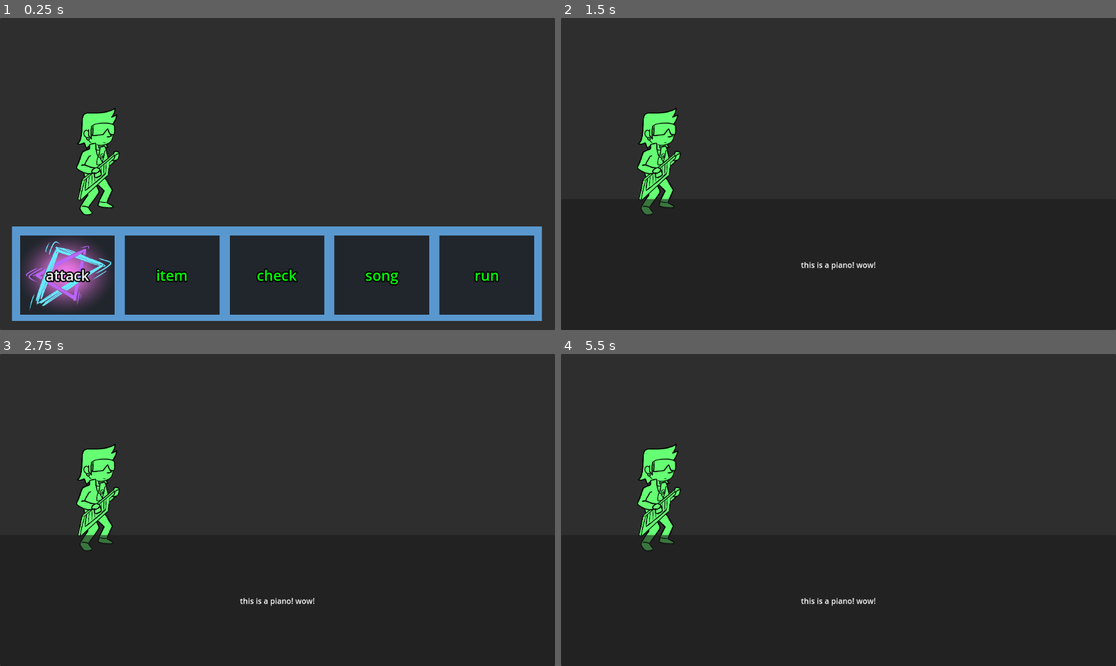
Above: before the commit, frames 1-4 (two rows, left to right).
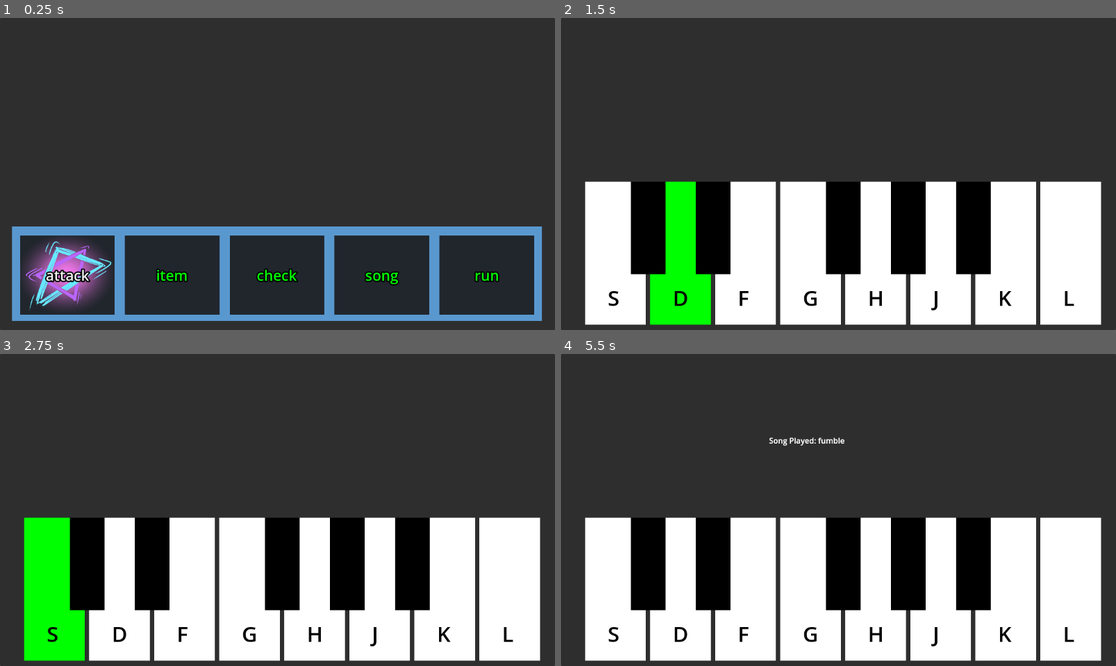
Above: after the commit, the same moments.

Repository: lazarusgates/my-test-game
Game: Godot game, scene res://scene files/battle/battle_screen.tscn
Two runs of this game, one before a commit and one after it. Both use one fixed random seed, a clock stepped at 60 frames per second and the inputs below. The project has no main scene, so this scene is started directly.
Inputs:
- Up to frame 1 (0.25 s): no input
- Up to frame 2 (1.5 s): click "attack" at 0.5 s; tap Enter (interact) at 1.25 s; hold D (move_right) from 1.28 s (still down); tap J (A, bound only after the commit) at 1.35 s
- Up to frame 3 (2.75 s): tap K (B, bound only after the commit) at 1.55, 2.1 s; tap Space at 2 s; release D (move_right) at 2.03 s; hold S (move_down) from 2.03 s (still down); tap F (E, bound only after the commit) at 2.3 s
- Up to frame 4 (5.5 s): tap Enter (interact) at 2.75, 4.25 s; release S (move_down) at 2.78 s; hold D (move_right) 2.78-3.53 s; tap F (E, bound only after the commit) at 2.85 s; tap G (F, bound only after the commit) at 3.05, 3.6 s; tap Space at 3.5, 5 s; hold W (move_up) 3.53-4.28 s; tap H (G, bound only after the commit) at 3.8, 4.35 s; hold A (move_left) from 4.28 s (still down); tap L (hi_C, bound only after the commit) at 4.55, 5.1 s; tap J (A, bound only after the commit) at 5.3 s

The runs differ from the first frame. In frame 1, 1.7% of the frame differs, in the area x 13-22%, y 28-64%; in frame 2, 43%; in frame 3, 43%; in frame 4, 43%, in the area x 4-98%, y 26-99%.

Commit message:
implement keyboard system
add the onscreen keyboard and implement code for input recording, song recognition, and damage calculation based on accuracy. things may need to be tweaked later but it works for now. sound has yet to be added tho

Diff:
--- /dev/null
+++ b/test_combined/key.gd
@@ -0,0 +1,47 @@
+extends Node2D
+
+var note = "mid_C"
+var song_triggered = false
+var note_held = false
+
+var note_time_start
+var note_length
+
+var song_time_start
+var time_since_song_start
+
+
+func _on_ready():
+	self.first_key_pressed.connect(_on_first_key_pressed)
+
+
+func set_note(key: String, input: String, black_key: bool = true):
+	note = key
+	$ColorRect/Label.text = input
+	if not black_key:
+		$black_key.hide()
+
+func _process(_delta: float):
+	if Input.is_action_pressed(note):
+		if note_held == false:
+			note_held = true
+			note_time_start = Time.get_ticks_msec()
+
+		if song_triggered == false:
+			time_since_song_start = note_time_start
+			song_triggered = true
+			self.get_parent().song_began(note_time_start)
+		$ColorRect.color = 'green'
+
+
+	if Input.is_action_just_released(note):
+		note_length = Time.get_ticks_msec() - note_time_start
+		self.get_parent().add_note(note, note_length, note_time_start)
+		$ColorRect.color = 'white'
+		note_held = false
+
+func _on_first_key_pressed():
+	song_triggered = true
+
+func delete():
+	queue_free()
--- /dev/null
+++ b/test_combined/key.tscn
@@ -0,0 +1,26 @@
+[gd_scene load_steps=2 format=3 uid="uid://8p1ydgjatuuv"]
+
+[ext_resource type="Script" path="res://key.gd" id="1_up4cr"]
+
+[node name="key" type="Node2D"]
+script = ExtResource("1_up4cr")
+
+[node name="ColorRect" type="ColorRect" parent="."]
+offset_right = 126.0
+offset_bottom = 297.0
+
+[node name="Label" type="Label" parent="ColorRect"]
+layout_mode = 0
+offset_left = 47.0
+offset_top = 210.0
+offset_right = 71.0
+offset_bottom = 271.0
+theme_override_colors/font_color = Color(0, 0, 0, 1)
+theme_override_font_sizes/font_size = 44
+text = "S"
+
+[node name="black_key" type="ColorRect" parent="."]
+offset_left = -40.0
+offset_right = 32.0
+offset_bottom = 192.0
+color = Color(0, 0, 0, 1)
--- /dev/null
+++ b/test_combined/key_manager.gd
@@ -0,0 +1,109 @@
+extends Node2D
+
+@onready var key_scene = preload("res://key.tscn")
+
+var keys = []
+var song_dict = {
+	"Basic Pop Attack" : [["mid_C", 500, 0] , ["E", 500, 1000] , ["G", 500, 1500] , ["hi_C", 500, 2000]],
+	"Basic Rock Attack": [["mid_C", 500, 500] , ["D", 500, 1000] , ["E", 500, 1500] , ["F", 500, 2000], ["G", 500, 2500]]
+}
+var hit_dict = {
+	"Basic Pop Attack": 50,
+	"Basic Rock Attack": 75
+}
+
+signal return_to_menu
+signal first_key_pressed
+
+var song_triggered = false
+var played = {}
+
+var time_since_note_start
+
+
+func _on_attack_screen_spawn_keys() -> void:
+	print("show keys")
+	for i in range(0, 8):
+		keys.append(key_scene.instantiate())
+		self.add_child(keys[i])
+		keys[i].global_position.x = 50 + (135 * i)
+		keys[i].global_position.y = 340
+		self.first_key_pressed.connect(keys[i]._on_first_key_pressed)
+
+	keys[0].set_note("mid_C", "S", false)
+	keys[1].set_note("D", "D")
+	keys[2].set_note("E", "F")
+	keys[3].set_note("F", "G", false)
+	keys[4].set_note("G", "H")
+	keys[5].set_note("A", "J")
+	keys[6].set_note("B", "K")
+	keys[7].set_note("hi_C", "L", false)
+
+func song_began(time):
+	time_since_note_start = time
+	song_triggered = true
+	first_key_pressed.emit()
+	$Timer.start()
+
+func add_note(note, note_length, time_since_song_start):
+	played[len(played) + 1] = [note, note_length, time_since_song_start - time_since_note_start]
+
+func _on_timer_timeout() -> void:
+	check_song()
+
+func check_song():
+	var song_played
+	var correct
+	for song in song_dict:
+		if len(song_dict[song]) == len(played):
+			correct = true
+			for i in range(0, len(played)):
+				if song_dict[song][i][0] != played[i+1][0]:
+					correct = false
+			if correct == true:
+				song_played = song
+				played_song(song_played)
+				return
+	deal_damage("fumble", 20)
+
+
+func played_song(song):
+	print(song)
+	deal_damage(song, calc_damage(song))
+	pass
+
+func calc_damage(song):
+	var dif
+	var damage = hit_dict[song]
+	for i in range(0, len(song_dict[song])):
+		dif = song_dict[song][i][1] - played[i+1][1]
+		if dif <= 50 and dif >= -50:
+			print("Perfect note!")
+		elif dif <= 150 and dif >= -150:
+			damage -= damage * 0.05
+			print("Good note!")
+		elif dif <= 300 and dif >= -300:
+			damage -= damage * 0.10
+			print("Okay note!")
+		else:
+			damage -= damage * 0.25
+			print("Bad note!")
+		print(damage)
+	return damage
+
+func deal_damage(song, damage):
+	$song_label.text = "Song Played: " + song
+	await get_tree().create_timer(1.5).timeout
+	$damage_label.text = "Damage Done: %d" % [damage]
+	await get_tree().create_timer(1.5).timeout
+	end_attack()
+
+func end_attack():
+	for key in keys:
+		key.delete()
+	$song_label.text = ""
+	$damage_label.text = ""
+	keys.clear()
+	played.clear()
+	song_triggered = false
+	return_to_menu.emit()
--- /dev/null
+++ b/test_combined/key_manager.tscn
@@ -0,0 +1,24 @@
+[gd_scene load_steps=2 format=3 uid="uid://srfr7tavucq1"]
+
+[ext_resource type="Script" uid="uid://bxymyxjhjiyqu" path="res://key_manager.gd" id="1_ur028"]
+
+[node name="key_manager" type="Node2D"]
+script = ExtResource("1_ur028")
+
+[node name="Timer" type="Timer" parent="."]
+wait_time = 4.0
+one_shot = true
+
+[node name="song_label" type="Label" parent="."]
+offset_left = 432.0
+offset_top = 168.0
+offset_right = 702.0
+offset_bottom = 191.0
+
+[node name="damage_label" type="Label" parent="."]
+offset_left = 424.0
+offset_top = 232.0
+offset_right = 694.0
+offset_bottom = 255.0
+
+[connection signal="timeout" from="Timer" to="." method="_on_timer_timeout"]
--- a/test_combined/project.godot
+++ b/test_combined/project.godot
@@ -60,3 +60,43 @@
 "events": [Object(InputEventKey,"resource_local_to_scene":false,"resource_name":"","device":-1,"window_id":0,"alt_press …(195 unchanged characters)…
 ]
 }
+mid_C={
+"deadzone": 0.2,
+"events": [Object(InputEventKey,"resource_local_to_scene":false,"resource_name":"","device":-1,"window_id":0,"alt_pressed":false,"shift_pressed":false,"ctrl_pressed":false,"meta_pressed":false,"pressed":false,"keycode":0,"physical_keycode":83,"key_label":0,"unicode":115,"location":0,"echo":false,"script":null)
+]
+}
+D={
+"deadzone": 0.2,
+"events": [Object(InputEventKey,"resource_local_to_scene":false,"resource_name":"","device":-1,"window_id":0,"alt_pressed":false,"shift_pressed":false,"ctrl_pressed":false,"meta_pressed":false,"pressed":false,"keycode":0,"physical_keycode":68,"key_label":0,"unicode":100,"location":0,"echo":false,"script":null)
+]
+}
+E={
+"deadzone": 0.2,
+"events": [Object(InputEventKey,"resource_local_to_scene":false,"resource_name":"","device":-1,"window_id":0,"alt_pressed":false,"shift_pressed":false,"ctrl_pressed":false,"meta_pressed":false,"pressed":false,"keycode":0,"physical_keycode":70,"key_label":0,"unicode":102,"location":0,"echo":false,"script":null)
+]
+}
+F={
+"deadzone": 0.2,
+"events": [Object(InputEventKey,"resource_local_to_scene":false,"resource_name":"","device":-1,"window_id":0,"alt_pressed":false,"shift_pressed":false,"ctrl_pressed":false,"meta_pressed":false,"pressed":false,"keycode":0,"physical_keycode":71,"key_label":0,"unicode":103,"location":0,"echo":false,"script":null)
+]
+}
+G={
+"deadzone": 0.2,
+"events": [Object(InputEventKey,"resource_local_to_scene":false,"resource_name":"","device":-1,"window_id":0,"alt_pressed":false,"shift_pressed":false,"ctrl_pressed":false,"meta_pressed":false,"pressed":false,"keycode":0,"physical_keycode":72,"key_label":0,"unicode":104,"location":0,"echo":false,"script":null)
+]
+}
+A={
+"deadzone": 0.2,
+"events": [Object(InputEventKey,"resource_local_to_scene":false,"resource_name":"","device":-1,"window_id":0,"alt_pressed":false,"shift_pressed":false,"ctrl_pressed":false,"meta_pressed":false,"pressed":false,"keycode":0,"physical_keycode":74,"key_label":0,"unicode":106,"location":0,"echo":false,"script":null)
+]
+}
+B={
+"deadzone": 0.2,
+"events": [Object(InputEventKey,"resource_local_to_scene":false,"resource_name":"","device":-1,"window_id":0,"alt_pressed":false,"shift_pressed":false,"ctrl_pressed":false,"meta_pressed":false,"pressed":false,"keycode":0,"physical_keycode":75,"key_label":0,"unicode":107,"location":0,"echo":false,"script":null)
+]
+}
+hi_C={
+"deadzone": 0.2,
+"events": [Object(InputEventKey,"resource_local_to_scene":false,"resource_name":"","device":-1,"window_id":0,"alt_pressed":false,"shift_pressed":false,"ctrl_pressed":false,"meta_pressed":false,"pressed":false,"keycode":0,"physical_keycode":76,"key_label":0,"unicode":108,"location":0,"echo":false,"script":null)
+]
+}
--- a/test_combined/scene files/battle/attack_screen.tscn
+++ b/test_combined/scene files/battle/attack_screen.tscn
@@ -1,6 +1,7 @@
-[gd_scene load_steps=2 format=3 uid="uid://cayi8nigudrlo"]
+[gd_scene load_steps=3 format=3 uid="uid://cayi8nigudrlo"]
 
 [ext_resource type="Script" uid="uid://b2aum3ikqbiah" path="res://scripts/battle/attack_screen.gd" id="1_uoj2v"]
+[ext_resource type="PackedScene" uid="uid://srfr7tavucq1" path="res://key_manager.tscn" id="2_c7xwo"]
 
 [node name="attack_screen" type="Control"]
 layout_mode = 3
@@ -11,27 +12,7 @@
 grow_vertical = 2
 script = ExtResource("1_uoj2v")
 
-[node name="Panel" type="Panel" parent="."]
-layout_mode = 1
-anchors_preset = 12
-anchor_top = 1.0
-anchor_right = 1.0
-anchor_bottom = 1.0
-offset_top = -272.0
-grow_horizontal = 2
-grow_vertical = 0
+[node name="key_manager" parent="." instance=ExtResource("2_c7xwo")]
 
-[node name="Label" type="Label" parent="Panel"]
-layout_mode = 1
-anchors_preset = 8
-anchor_left = 0.5
-anchor_top = 0.5
-anchor_right = 0.5
-anchor_bottom = 0.5
-offset_left = -78.0
-offset_top = -11.5
-offset_right = 78.0
-offset_bottom = 11.5
-grow_horizontal = 2
-grow_vertical = 2
-text = "this is a piano! wow!"
+[connection signal="spawn_keys" from="." to="key_manager" method="_on_attack_screen_spawn_keys"]
+[connection signal="return_to_menu" from="key_manager" to="." method="_on_key_manager_return_to_menu"]
--- a/test_combined/scene files/battle/battle_menu.tscn
+++ b/test_combined/scene files/battle/battle_menu.tscn
@@ -7,6 +7,7 @@
 [ext_resource type="PackedScene" uid="uid://c47lw85nona8j" path="res://scene files/battle/item_screen.tscn" id="3_nfgn1"]
 [ext_resource type="PackedScene" uid="uid://cnn7wx6822bp0" path="res://scene files/battle/check_screen.tscn" id="4_vhsau"]
 [ext_resource type="PackedScene" uid="uid://gjy1trqd2we2" path="res://scene files/battle/songs_screen.tscn" id="5_3ncq2"]
+[ext_resource type="PackedScene" uid="uid://srfr7tavucq1" path="res://key_manager.tscn" id="8_a1y2u"]
 
 [node name="battle menu" type="Control"]
 layout_mode = 3
@@ -108,6 +109,9 @@
 theme = ExtResource("2_jdoa2")
 text = "run"
 
+[node name="key_manager" parent="." instance=ExtResource("8_a1y2u")]
+
+[connection signal="spawn_keys" from="attack_screen" to="key_manager" method="_on_attack_screen_spawn_keys"]
 [connection signal="pressed" from="battle_choices/HBoxContainer/attack_button" to="attack_screen" method="_on_attack_button_pressed"]
 [connection signal="pressed" from="battle_choices/HBoxContainer/attack_button" to="battle_choices" method="_on_attack_button_pressed"]
 [connection signal="pressed" from="battle_choices/HBoxContainer/item_button" to="item_screen" method="_on_item_button_pressed"]
@@ -117,3 +121,5 @@
 [connection signal="pressed" from="battle_choices/HBoxContainer/song_button" to="songs_screen" method="_on_song_button_pressed"]
 [connection signal="pressed" from="battle_choices/HBoxContainer/song_button" to="battle_choices" method="_on_song_button_pressed"]
 [connection signal="pressed" from="battle_choices/HBoxContainer/run_button" to="battle_choices" method="_on_run_button_pressed"]
+[connection signal="return_to_menu" from="key_manager" to="." method="_on_key_manager_return_to_menu"]
+[connection signal="return_to_menu" from="key_manager" to="battle_choices" method="_on_key_manager_return_to_menu"]
--- a/test_combined/scene files/battle/battle_screen.tscn
+++ b/test_combined/scene files/battle/battle_screen.tscn
@@ -1,7 +1,6 @@
-[gd_scene load_steps=3 format=3 uid="uid://daxr2bme2ati"]
+[gd_scene load_steps=2 format=3 uid="uid://daxr2bme2ati"]
 
 [ext_resource type="PackedScene" uid="uid://b6rbn3nbp3jgy" path="res://scene files/battle/battle_menu.tscn" id="1_duuuk"]
-[ext_resource type="Texture2D" uid="uid://cqbn5matknklx" path="res://sprite/barttlespriter.png" id="1_qc8bm"]
 
 [node name="battle_screen" type="Control"]
 layout_mode = 3
@@ -19,10 +18,5 @@
 grow_horizontal = 2
 grow_vertical = 2
 
-[node name="player" type="Sprite2D" parent="."]
-position = Vector2(202, 298)
-scale = Vector2(0.5, 0.5)
-texture = ExtResource("1_qc8bm")
-
 [node name="battle menu" parent="." instance=ExtResource("1_duuuk")]
 layout_mode = 1
--- a/test_combined/scripts/battle/attack_screen.gd
+++ b/test_combined/scripts/battle/attack_screen.gd
@@ -1,7 +1,21 @@
 extends Control
+
+var attacking = false
+var key_manager_scene = preload("res://key_manager.tscn")
+signal spawn_keys
 
 func _ready():
 	self.hide()
 
 func _on_attack_button_pressed() -> void:
+	print("pressed")
+	if not attacking:
+		print("attacking")
+		attacking = true
+		spawn_keys.emit()
+		self.show()
+
+
+func _on_key_manager_return_to_menu() -> void:
+	attacking = false
 	self.show()
--- a/test_combined/scripts/battle/battle_choices.gd
+++ b/test_combined/scripts/battle/battle_choices.gd
@@ -20,3 +20,7 @@
 
 func _on_run_button_pressed() -> void:
 	print('Attempting to run!')
+
+
+func _on_key_manager_return_to_menu() -> void:
+	self.show()
--- a/test_combined/scripts/battle/battle_menu.gd
+++ b/test_combined/scripts/battle/battle_menu.gd
@@ -1,6 +1,10 @@
 extends Control
 
+@onready var attackButton = $battle_choices/HBoxContainer/attack_button
+
 func _ready():
-	var attackButton = $battle_choices/HBoxContainer/attack_button
+	attackButton.grab_focus()
 
+
+func _on_key_manager_return_to_menu() -> void:
 	attackButton.grab_focus()
--- /dev/null
+++ b/test_combined/sprite/key_manager.tscn
@@ -0,0 +1,24 @@
+[gd_scene load_steps=2 format=3 uid="uid://cbn0pl83c1rbp"]
+
+[ext_resource type="Script" uid="uid://cg271ogqr5kuh" path="res://key_manager.gd" id="1_ur028"]
+
+[node name="key_manager" type="Node2D"]
+script = ExtResource("1_ur028")
+
+[node name="Timer" type="Timer" parent="."]
+wait_time = 4.0
+one_shot = true
+
+[node name="song_label" type="Label" parent="."]
+offset_left = 432.0
+offset_top = 168.0
+offset_right = 702.0
+offset_bottom = 191.0
+
+[node name="damage_label" type="Label" parent="."]
+offset_left = 424.0
+offset_top = 232.0
+offset_right = 694.0
+offset_bottom = 255.0
+
+[connection signal="timeout" from="Timer" to="." method="_on_timer_timeout"]
Not shown, added: test_combined/key_manager.gd.uid
Not shown: 1 places in test_combined/scene files/battle/battle_menu.tscn that only renumber resources
